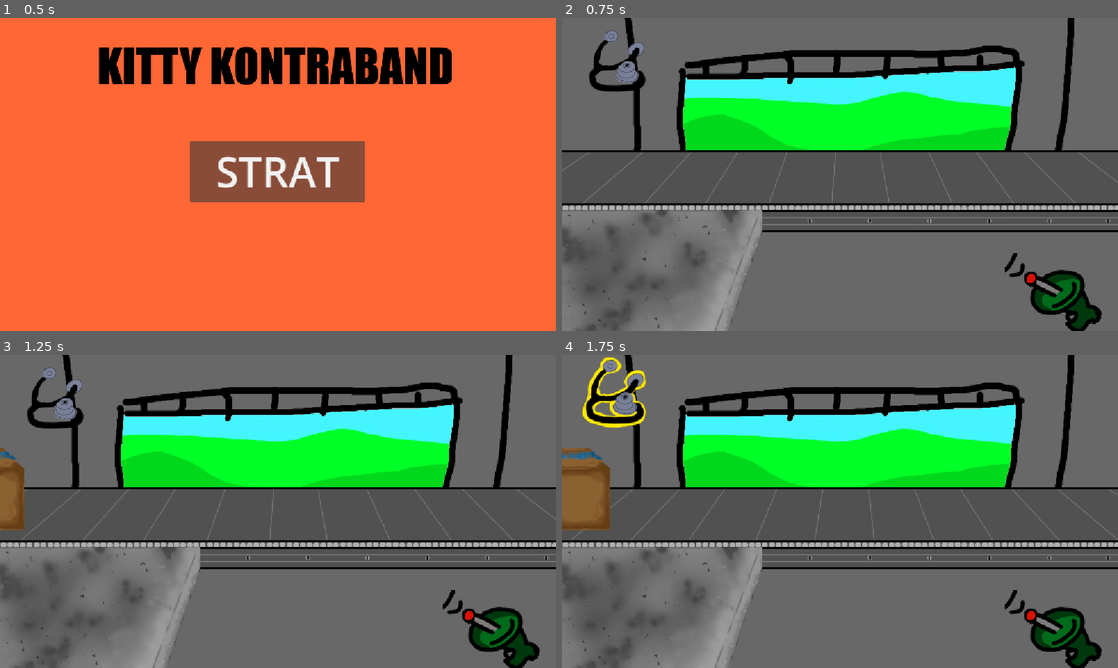
Above: before the commit, frames 1-4 (two rows, left to right).
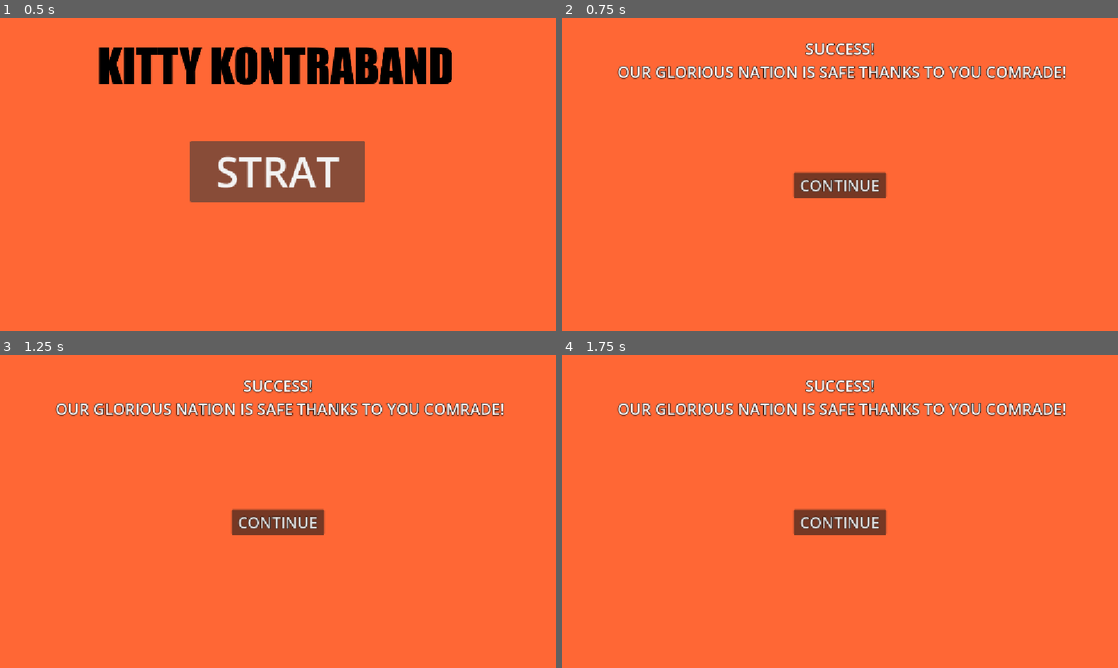
Above: after the commit, the same moments.

Repository: zwiebelkaramell/KITTY-KONTRABAND
Game: Godot game, scene res://Assets/Scenes/Startup.tscn
Same seed, same stepped clock (60 frames per second), same inputs: the game is played once before the commit and once after it. Sound files missing from this copy of the repository are replaced by a short silence.
Inputs (mouse positions are in pixels of both pictures, inside the frame that each line leads up to):
- Up to frame 1 (0.5 s): no input
- Up to frame 2 (0.75 s): click "STRAT" at 0.5 s
- Up to frame 3 (1.25 s): no input
- Up to frame 4 (1.75 s): click (617, 392) at 1.27 s

Frame 1 is identical in both runs. In frame 2, 100% of the frame differs, in the area x 0-100%, y 0-100%; in frame 3, 100%; in frame 4, 100%.

Commit message:
Temp interstitial scenes

Diff:
--- /dev/null
+++ b/Assets/Scenes/Fail.tscn
@@ -0,0 +1,39 @@
+[gd_scene format=3 uid="uid://c3u0cxt6ds0ca"]
+
+[ext_resource type="Script" uid="uid://cmm3w7nlaxjm8" path="res://Assets/Scripts/fail.gd" id="1_isnu3"]
+[ext_resource type="Texture2D" uid="uid://cm3iuqftocnqu" path="res://Assets/Art/temp_interstitial_bg.png" id="2_qaaey"]
+
+[sub_resource type="LabelSettings" id="LabelSettings_c0ktc"]
+font_size = 32
+outline_size = 5
+outline_color = Color(0, 0, 0, 1)
+
+[node name="Fail" type="Node2D" unique_id=1040990162]
+script = ExtResource("1_isnu3")
+
+[node name="BG" type="Sprite2D" parent="." unique_id=634468651]
+texture = ExtResource("2_qaaey")
+centered = false
+
+[node name="VBoxContainer" type="VBoxContainer" parent="." unique_id=1034786950]
+offset_right = 1152.0
+offset_bottom = 128.0
+alignment = 1
+
+[node name="Label" type="Label" parent="VBoxContainer" unique_id=1792430855]
+layout_mode = 2
+text = "YOU HAVE FAILED US COMRADE!
+HEXES AND SPELLS WILL RUN RAMPANT IN THE COUNTRYSIDE!"
+label_settings = SubResource("LabelSettings_c0ktc")
+horizontal_alignment = 1
+
+[node name="Button" type="Button" parent="." unique_id=1318527885]
+offset_left = 480.0
+offset_top = 320.0
+offset_right = 672.0
+offset_bottom = 386.0
+theme_override_constants/outline_size = 5
+theme_override_font_sizes/font_size = 42
+text = "FUG"
+
+[connection signal="pressed" from="Button" to="." method="_on_button_pressed"]
--- /dev/null
+++ b/Assets/Scenes/Inbetween.tscn
@@ -0,0 +1,44 @@
+[gd_scene format=3 uid="uid://d0qxw3tlern46"]
+
+[ext_resource type="Script" uid="uid://csmpyw6lgjyo0" path="res://Assets/Scripts/inbetween.gd" id="1_rkjao"]
+[ext_resource type="Texture2D" uid="uid://cm3iuqftocnqu" path="res://Assets/Art/temp_interstitial_bg.png" id="1_vdmdy"]
+
+[sub_resource type="LabelSettings" id="LabelSettings_rkjao"]
+font_size = 32
+outline_size = 5
+outline_color = Color(0, 0, 0, 1)
+
+[node name="Inbetween" type="Node2D" unique_id=91278426]
+script = ExtResource("1_rkjao")
+
+[node name="BG" type="Sprite2D" parent="." unique_id=2023343229]
+texture = ExtResource("1_vdmdy")
+centered = false
+
+[node name="UI" type="Control" parent="." unique_id=79720023]
+layout_mode = 3
+anchors_preset = 0
+offset_right = 40.0
+offset_bottom = 40.0
+
+[node name="Container" type="VBoxContainer" parent="UI" unique_id=736850772]
+layout_mode = 0
+offset_right = 1152.0
+offset_bottom = 176.0
+alignment = 1
+
+[node name="Label" type="Label" parent="UI/Container" unique_id=970874228]
+layout_mode = 2
+label_settings = SubResource("LabelSettings_rkjao")
+horizontal_alignment = 1
+
+[node name="Button" type="Button" parent="." unique_id=42997842]
+offset_left = 480.0
+offset_top = 320.0
+offset_right = 672.0
+offset_bottom = 368.0
+theme_override_constants/outline_size = 4
+theme_override_font_sizes/font_size = 32
+text = "CONTINUE"
+
+[connection signal="pressed" from="Button" to="." method="_on_button_pressed"]
--- a/Assets/Scenes/Instances/xray.tscn
+++ b/Assets/Scenes/Instances/xray.tscn
@@ -2,7 +2,7 @@
 
 [ext_resource type="Texture2D" uid="uid://qbeldv5aacfh" path="res://Assets/Art/boxes/disgustung box inside.png" id="1_8bpiw"]
 [ext_resource type="Script" uid="uid://bjctwub7km45v" path="res://Assets/Scripts/xray.gd" id="2_dvl6v"]
-[ext_resource type="Shader" uid="uid://bwlus5j4oirnk" path="res://Assets/shaders/Xray.gdshader" id="3_8bpiw"]
+[ext_resource type="Shader" uid="uid://bwlus5j4oirnk" path="res://Assets/Shaders/Xray.gdshader" id="3_8bpiw"]
 
 [sub_resource type="ShaderMaterial" id="ShaderMaterial_f5dhn"]
 shader = ExtResource("3_8bpiw")
--- a/Assets/Scenes/Main.tscn
+++ b/Assets/Scenes/Main.tscn
@@ -18,7 +18,11 @@
 [ext_resource type="Texture2D" uid="uid://do2f01s2xblgo" path="res://Assets/Art/temp_stetho.png" id="16_0i17j"]
 [ext_resource type="Texture2D" uid="uid://cf7raxrhw43qk" path="res://Assets/Art/temp_stetho_hover.png" id="17_muljk"]
 [ext_resource type="Script" uid="uid://bejkjenm5m2f3" path="res://Assets/Scripts/sound.gd" id="18_4kbup"]
+[ext_resource type="Texture2D" uid="uid://hjm3tkiqw2do" path="res://Assets/Art/tools/LIPS CLOSED.png" id="18_80ed3"]
 [ext_resource type="AudioStream" uid="uid://u1nf00r0kpv0" path="res://Assets/Audio/cat_deposit_1.ogg" id="18_fq3cg"]
+[ext_resource type="Texture2D" uid="uid://bu4wbdw1gxnox" path="res://Assets/Art/tools/knife.png" id="18_fqjcf"]
+[ext_resource type="Texture2D" uid="uid://ba1763ai48hex" path="res://Assets/Art/tools/knife_hover.png" id="19_3pnir"]
+[ext_resource type="Texture2D" uid="uid://bd23bmvs3qrv3" path="res://Assets/Art/tools/TEETH LIPS.png" id="19_iimxx"]
 [ext_resource type="AudioStream" uid="uid://rfk57enjocmu" path="res://Assets/Audio/conveyor_loop.ogg" id="19_mhdow"]
 [ext_resource type="AudioStream" uid="uid://77asqfpd3ibd" path="res://Assets/Audio/cat_deposit_2.ogg" id="19_qxp8c"]
 [ext_resource type="AudioStream" uid="uid://jfqqyf12mohp" path="res://Assets/Audio/cat_deposit_3.ogg" id="20_h5qsp"]
@@ -75,6 +79,13 @@
 [sub_resource type="ShaderMaterial" id="ShaderMaterial_6u0qf"]
 shader = ExtResource("8_obb38")
 
+[sub_resource type="AnimatedTexture" id="AnimatedTexture_c0ktc"]
+frames = 2
+frame_0/texture = ExtResource("19_iimxx")
+frame_0/duration = 0.08
+frame_1/texture = ExtResource("18_80ed3")
+frame_1/duration = 0.2
+
 [sub_resource type="AudioStreamRandomizer" id="AudioStreamRandomizer_muljk"]
 streams_count = 4
 stream_0/stream = ExtResource("18_fq3cg")
@@ -142,24 +153,65 @@
 anchors_preset = 0
 offset_right = 40.0
 offset_bottom = 40.0
+size_flags_horizontal = 3
+size_flags_vertical = 3
 
 [node name="X-Ray" type="TextureButton" parent="UI" unique_id=1942287973]
-layout_mode = 0
-offset_left = 917.0
-offset_top = 486.0
-offset_right = 1151.0
-offset_bottom = 647.0
+z_index = 1
+layout_mode = 0
+offset_left = 194.0
+offset_top = 411.0
+offset_right = 331.0
+offset_bottom = 505.0
 toggle_mode = true
 texture_normal = ExtResource("6_8bicx")
 texture_pressed = ExtResource("7_fxu2d")
-
-[node name="TextureButton" type="TextureButton" parent="UI" unique_id=175891044]
+ignore_texture_size = true
+stretch_mode = 4
+
+[node name="Stethoscope" type="TextureButton" parent="UI" unique_id=175891044]
+z_index = 1
+layout_mode = 0
+offset_left = 8.0
+offset_top = 393.0
+offset_right = 166.0
+offset_bottom = 483.0
+toggle_mode = true
+texture_normal = ExtResource("16_0i17j")
+texture_pressed = ExtResource("17_muljk")
+ignore_texture_size = true
+stretch_mode = 0
+
+[node name="Tuna" type="TextureButton" parent="UI" unique_id=244241917]
 layout_mode = 0
 offset_right = 40.0
 offset_bottom = 40.0
-toggle_mode = true
-texture_normal = ExtResource("16_0i17j")
-texture_pressed = ExtResource("17_muljk")
+
+[node name="Pspsps" type="TextureButton" parent="UI" unique_id=1373985668]
+z_index = 1
+layout_mode = 0
+offset_left = 184.0
+offset_top = 541.0
+offset_right = 314.0
+offset_bottom = 625.0
+toggle_mode = true
+texture_normal = ExtResource("18_80ed3")
+texture_pressed = SubResource("AnimatedTexture_c0ktc")
+ignore_texture_size = true
+stretch_mode = 4
+
+[node name="KNIFE" type="TextureButton" parent="UI" unique_id=1306488327]
+z_index = 1
+layout_mode = 0
+offset_left = 47.0
+offset_top = 507.0
+offset_right = 159.0
+offset_bottom = 553.0
+toggle_mode = true
+texture_normal = ExtResource("18_fqjcf")
+texture_pressed = ExtResource("19_3pnir")
+ignore_texture_size = true
+stretch_mode = 4
 
 [node name="Sound" type="Node" parent="." unique_id=1876084052]
 script = ExtResource("18_4kbup")
--- /dev/null
+++ b/Assets/Scenes/Win.tscn
@@ -0,0 +1,37 @@
+[gd_scene format=3 uid="uid://hu0m0ncbkoam"]
+
+[ext_resource type="Texture2D" uid="uid://cm3iuqftocnqu" path="res://Assets/Art/temp_interstitial_bg.png" id="1_lhn03"]
+
+[sub_resource type="LabelSettings" id="LabelSettings_c0ktc"]
+font_size = 32
+outline_size = 5
+outline_color = Color(0, 0, 0, 1)
+
+[node name="Win" type="Node2D" unique_id=944332667]
+
+[node name="BG" type="Sprite2D" parent="." unique_id=419037566]
+texture = ExtResource("1_lhn03")
+centered = false
+
+[node name="VBoxContainer" type="VBoxContainer" parent="." unique_id=1254965673]
+offset_top = 16.0
+offset_right = 1152.0
+offset_bottom = 208.0
+
+[node name="Label" type="Label" parent="VBoxContainer" unique_id=851484847]
+layout_mode = 2
+text = "VICTORY!
+WITCHCRAFT IS AT AN ALLTIME LOW!
+THANK YOU FOR YOUR SERVICE COMRADE
+ YOUR HELP IS NO LONGER NEEDED"
+label_settings = SubResource("LabelSettings_c0ktc")
+horizontal_alignment = 1
+
+[node name="Button" type="Button" parent="." unique_id=611087003]
+offset_left = 480.0
+offset_top = 320.0
+offset_right = 672.0
+offset_bottom = 384.0
+theme_override_constants/outline_size = 5
+theme_override_font_sizes/font_size = 32
+text = "FUG"
--- /dev/null
+++ b/Assets/Scripts/fail.gd
@@ -0,0 +1,6 @@
+extends Node2D
+
+
+func _on_button_pressed() -> void:
+	get_tree().change_scene_to_file("res://Assets/Scenes/Menu.tscn")
+	pass # Replace with function body.
--- a/Assets/Scripts/globals.gd
+++ b/Assets/Scripts/globals.gd
@@ -16,3 +16,6 @@
 var VolMaster = 0.5
 var VolSFX = 1
 var VolMusic = 1
+
+# using this to pass values between scenes cause doing it in the transition is a pain in the ass
+var ResFails = 0
--- /dev/null
+++ b/Assets/Scripts/inbetween.gd
@@ -0,0 +1,20 @@
+extends Node2D
+@onready var txt = $UI/Container/Label
+
+func _ready() -> void:
+
+	match G.ResFails:
+		0:
+			txt.text = "SUCCESS!\n OUR GLORIOUS NATION IS SAFE THANKS TO YOU COMRADE!"
+		1:
+			txt.text = "SUCCESS!\n YOU HAVE FAILED LESS THAN WE EXPECTED OF YOU COMRADE! KEEP IT UP!"
+		2:
+			txt.text = "SUCCESS!\n AN ACCEPTABLE AMOUNT OF CONTRABAND HAS ENTERED OUR COUNTRY."
+
+	pass
+
+
+func _on_button_pressed() -> void:
+	# add logic for increasing difficulty here
+	get_tree().change_scene_to_file("res://Assets/Scenes/Main.tscn")
+	pass # Replace with function body.
--- a/Assets/Scripts/main.gd
+++ b/Assets/Scripts/main.gd
@@ -13,7 +13,15 @@
 	for n in $Boxes/BackBufferCopy.get_child_count():
 		if $Boxes/BackBufferCopy.get_child(n).global_position.x > 1500:
 			$Boxes/BackBufferCopy.get_child(n).queue_free()
+			if $Boxes/BackBufferCopy.get_child(n).cont_obj.is_cat:
+				G.ResFails += 1
+			else:
+				G.Quota -= 1
 			print("See ya, bozo!")
+	if G.ResFails >= G.fail_num:
+		get_tree().change_scene_to_file("res://Assets/Scenes/Fail.tscn")
+	elif G.Quota >= 0:
+		get_tree().change_scene_to_file("res://Assets/Scenes/Inbetween.tscn")
 
 	pass
 
--- a/project.godot
+++ b/project.godot
@@ -14,6 +14,10 @@
 run/main_scene="uid://c0l7edvwlyggq"
 config/features=PackedStringArray("4.7", "Forward Plus")
 config/icon="res://icon.svg"
+
+[audio]
+
+buses/default_bus_layout="uid://urqjkhi1t3h3"
 
 [autoload]
 
Binary file added: Assets/Art/temp_interstitial_bg.png
Not shown, added: Assets/Art/temp_interstitial_bg.png.import
Binary file changed: Assets/Art/tools/LIPS CLOSED.png
Binary file changed: Assets/Art/tools/TEETH LIPS.png
Binary file changed: Assets/Art/tools/knife.png
Not shown, changed: Assets/Art/tools/knife.png.import
Binary file added: Assets/Art/tools/knife_hover.png
Not shown, added: Assets/Art/tools/knife_hover.png.import
Not shown, added: Assets/Art/tools/ray gun.png.import
Not shown, added: Assets/Scripts/fail.gd.uid
Not shown, added: Assets/Scripts/inbetween.gd.uid
